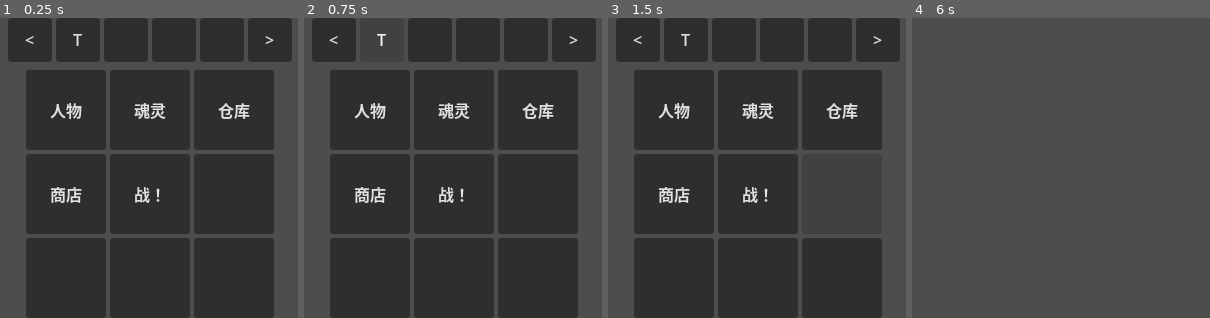
Above: before the commit, frames 1-4 (left to right).
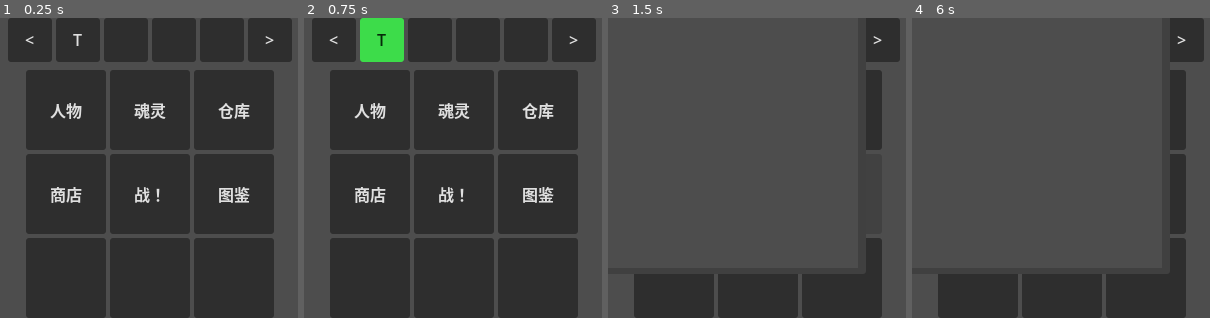
Above: after the commit, the same moments.

Repository: HUOFAQIU/idle_around
Game: Godot game, scene res://Main/control.tscn
Same seed, same stepped clock (60 frames per second), same inputs: the game is played once before the commit and once after it.
Inputs (mouse positions are in pixels of both pictures, inside the frame that each line leads up to):
- Up to frame 1 (0.25 s): no input
- Up to frame 2 (0.75 s): click "T" at 0.5 s
- Up to frame 3 (1.5 s): click (843, 195) at 1.25 s, where only the run after the commit has a clickable "图鉴"
- Up to frame 4 (6 s): click "<" at 2 s; click (1037, 39) at 2.77 s; click (1084, 39) at 3.52 s; click (1132, 39) at 4.27 s; click ">" at 5 s; click "人物" at 5.75 s

The runs differ from the first frame. In frame 1, 0.4% of the frame differs, in the area x 73-84%, y 56-62%; in frame 2, 2.6%; in frame 3, 51%, in the area x 2-84%, y 0-84%; in frame 4, 17%.

Commit message:
1018
1

Diff:
--- a/Main/control.gd
+++ b/Main/control.gd
@@ -5,12 +5,15 @@
 @onready var button_3: Button = $GridContainer/Button3
 @onready var button_4: Button = $GridContainer/Button4
 @onready var button_5: Button = $GridContainer/Button5
+@onready var button_6: Button = $GridContainer/Button6
 
 @onready var character_window: CharacterWindow = $CharacterWindow
 @onready var equipment_window: Window = $EquipmentWindow
 @onready var inventory_window: Window = $InventoryWindow
 @onready var battle_window: BattleWindow = $BattleWindow
 @onready var shop_window: BaseWindow = $ShopWindow
+@onready var collection_window: Window = $CollectionWindow
+
 
 func _ready() -> void:
 	button.pressed.connect(
@@ -33,6 +36,10 @@
 		func ():
 			popup_window(battle_window)
 	)
+	button_6.pressed.connect(
+		func ():
+			popup_window(collection_window)
+	)
 
 
 func popup_window(window : Window) -> void:
--- a/Main/control.tscn
+++ b/Main/control.tscn
@@ -9,6 +9,7 @@
 [ext_resource type="PackedScene" uid="uid://bqug1f88ap7hb" path="res://Windows/Battle/battle_window.tscn" id="7_e8vwd"]
 [ext_resource type="PackedScene" uid="uid://byuffsddecjhf" path="res://Windows/Shop/shop_window.tscn" id="8_mkciv"]
 [ext_resource type="PackedScene" uid="uid://duibpbpnx3f6x" path="res://Windows/Tooltip/tooltip_window.tscn" id="9_c4peb"]
+[ext_resource type="PackedScene" uid="uid://dcymb2xgnhr2c" path="res://Windows/Collection/collection_window.tscn" id="9_nu5lx"]
 [ext_resource type="PackedScene" uid="uid://bc0rml4pkml2k" path="res://Windows/Info/info_window.tscn" id="10_gdtoh"]
 [ext_resource type="PackedScene" uid="uid://b87wi6f58te5u" path="res://Windows/Item/item_window.tscn" id="11_n2hic"]
 
@@ -103,6 +104,7 @@
 [node name="Button6" type="Button" parent="GridContainer" unique_id=1960515822]
 custom_minimum_size = Vector2(80, 80)
 layout_mode = 2
+text = "图鉴"
 
 [node name="Button7" type="Button" parent="GridContainer" unique_id=1732763487]
 custom_minimum_size = Vector2(80, 80)
@@ -133,11 +135,12 @@
 
 [node name="ShopWindow" parent="." unique_id=1488491486 instance=ExtResource("8_mkciv")]
 visible = false
-open_position = Vector2i(160, 1000)
+
+[node name="CollectionWindow" parent="." unique_id=1694343200 instance=ExtResource("9_nu5lx")]
 
 [node name="TooltipWindow" parent="." unique_id=143098148 instance=ExtResource("9_c4peb")]
 
 [node name="InfoWindow" parent="." unique_id=158491879 instance=ExtResource("10_gdtoh")]
-size = Vector2i(600, 400)
 
 [node name="ItemWindow" parent="." unique_id=61833472 instance=ExtResource("11_n2hic")]
+borderless = true
--- a/Main/status_bar_container.gd
+++ b/Main/status_bar_container.gd
@@ -9,8 +9,19 @@
 
 # Called when the node enters the scene tree for the first time.
 func _ready() -> void:
+	# button
 	button.pressed.connect(_on_button_pressed)
-	button_2.pressed.connect(_on_button_2_pressed)
+	# button_2
+	button_2.toggle_mode = true
+	button_2.button_pressed = get_window().always_on_top
+	button_2.toggled.connect(_on_button_2_toggled)
+	var pressed_style := button_2.get_theme_stylebox("pressed").duplicate() as StyleBoxFlat
+	pressed_style.bg_color = Color("#3ddc4a")
+	button_2.add_theme_stylebox_override("pressed", pressed_style)
+	button_2.add_theme_stylebox_override("hover_pressed", pressed_style)
+	button_2.add_theme_color_override("font_pressed_color", Color("#062b0a"))
+	button_2.add_theme_color_override("font_hover_pressed_color", Color("#062b0a"))
+	# button_6
 	button_6.pressed.connect(_on_button_6_pressed)
 
 
@@ -20,8 +31,8 @@
 	DisplayServer.window_set_position(pos)
 
 
-func _on_button_2_pressed() -> void:
-	pass
+func _on_button_2_toggled(on: bool) -> void:
+	get_window().always_on_top = on
 
 
 func _on_button_6_pressed() -> void:
--- a/Windows/Battle/battle_window.gd
+++ b/Windows/Battle/battle_window.gd
@@ -310,6 +310,7 @@
 		TooltipWindow.instance.hide_tip()
 		return
 	TooltipWindow.instance.show_tip()
+	TooltipWindow.instance.set_window_title(str(hovered_cell))
 
 
 # 鼠标在不在本窗口的屏幕范围里（窗口是独立 OS 窗口，所以拿屏幕坐标比）
--- a/Windows/Battle/battle_window.tscn
+++ b/Windows/Battle/battle_window.tscn
@@ -13,7 +13,7 @@
 position = Vector2(490, 475)
 metadata/_edit_lock_ = true
 
-[node name="Units" type="Node2D" parent="Tile"]
+[node name="Units" type="Node2D" parent="Tile" unique_id=544514597]
 
 [node name="CanvasLayer" type="CanvasLayer" parent="." unique_id=1626333118]
 
--- /dev/null
+++ b/Windows/Collection/collection_window.gd
@@ -0,0 +1,11 @@
+extends Window
+
+
+# Called when the node enters the scene tree for the first time.
+func _ready() -> void:
+	pass # Replace with function body.
+
+
+# Called every frame. 'delta' is the elapsed time since the previous frame.
+func _process(delta: float) -> void:
+	pass
--- /dev/null
+++ b/Windows/Collection/collection_window.tscn
@@ -0,0 +1,10 @@
+[gd_scene format=3 uid="uid://dcymb2xgnhr2c"]
+
+[ext_resource type="Script" uid="uid://ccnlh3othlrsn" path="res://Windows/Collection/collection_window.gd" id="1_okmvx"]
+
+[node name="CollectionWindow" type="Window" unique_id=1694343200]
+oversampling_override = 1.0
+position = Vector2i(0, 36)
+size = Vector2i(400, 400)
+visible = false
+script = ExtResource("1_okmvx")
--- a/Windows/Info/info_window.tscn
+++ b/Windows/Info/info_window.tscn
@@ -1,24 +1,24 @@
 [gd_scene format=3 uid="uid://bc0rml4pkml2k"]
 
-[ext_resource type="Script" path="res://Windows/Info/info_window.gd" id="1_info"]
+[ext_resource type="Script" uid="uid://dpy04ofr18j4b" path="res://Windows/Info/info_window.gd" id="1_info"]
 
-[node name="InfoWindow" type="Window"]
+[node name="InfoWindow" type="Window" unique_id=532719832]
 oversampling_override = 1.0
 title = "战斗信息"
-size = Vector2i(400, 400)
+size = Vector2i(600, 400)
 visible = false
 minimize_disabled = true
 maximize_disabled = true
 script = ExtResource("1_info")
 
-[node name="LogPanel" type="PanelContainer" parent="."]
+[node name="LogPanel" type="PanelContainer" parent="." unique_id=1573224825]
 anchors_preset = 15
 anchor_right = 1.0
 anchor_bottom = 1.0
 grow_horizontal = 2
 grow_vertical = 2
 
-[node name="LogLabel" type="RichTextLabel" parent="LogPanel"]
+[node name="LogLabel" type="RichTextLabel" parent="LogPanel" unique_id=617314358]
 layout_mode = 2
 bbcode_enabled = true
 scroll_following = true
--- a/Windows/Tooltip/tooltip_window.gd
+++ b/Windows/Tooltip/tooltip_window.gd
@@ -46,7 +46,6 @@
 	title = title_name
 
 
-
 ## 自己决定往哪边弹：锚点是鼠标，边界是屏幕
 func _place_tip() -> void:
 	_place_near(DisplayServer.mouse_get_position(), DisplayServer.screen_get_size())
Not shown, added: Windows/Collection/collection_window.gd.uid
Not shown, added: DOC/属性/人物属性.md
Not shown, added: DOC/战斗/战斗逻辑.md
Not shown, changed: kanban_tasks_data.kanban
